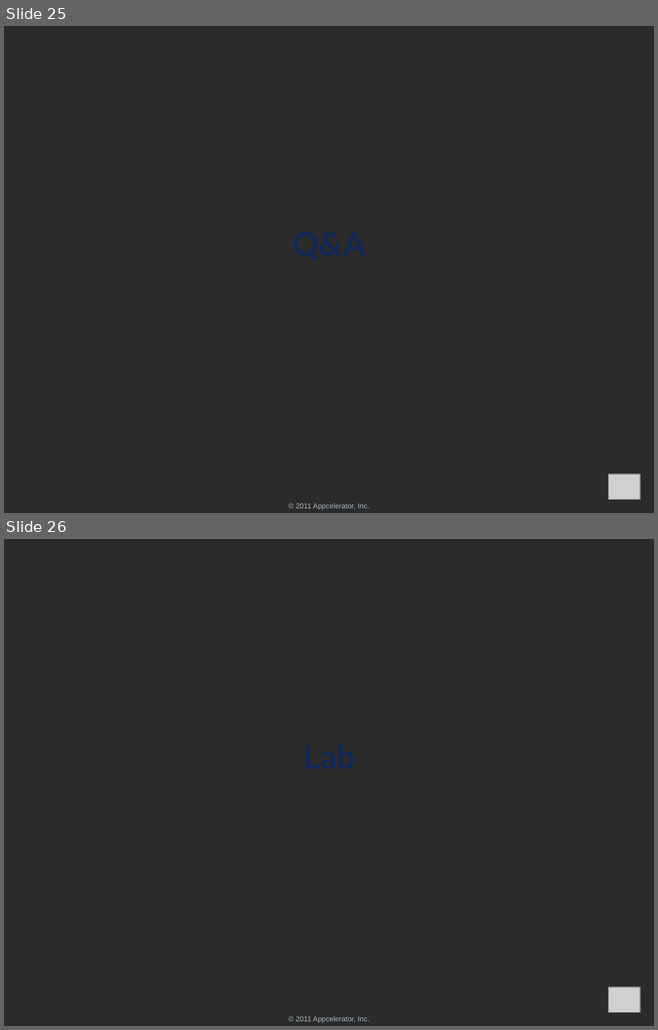
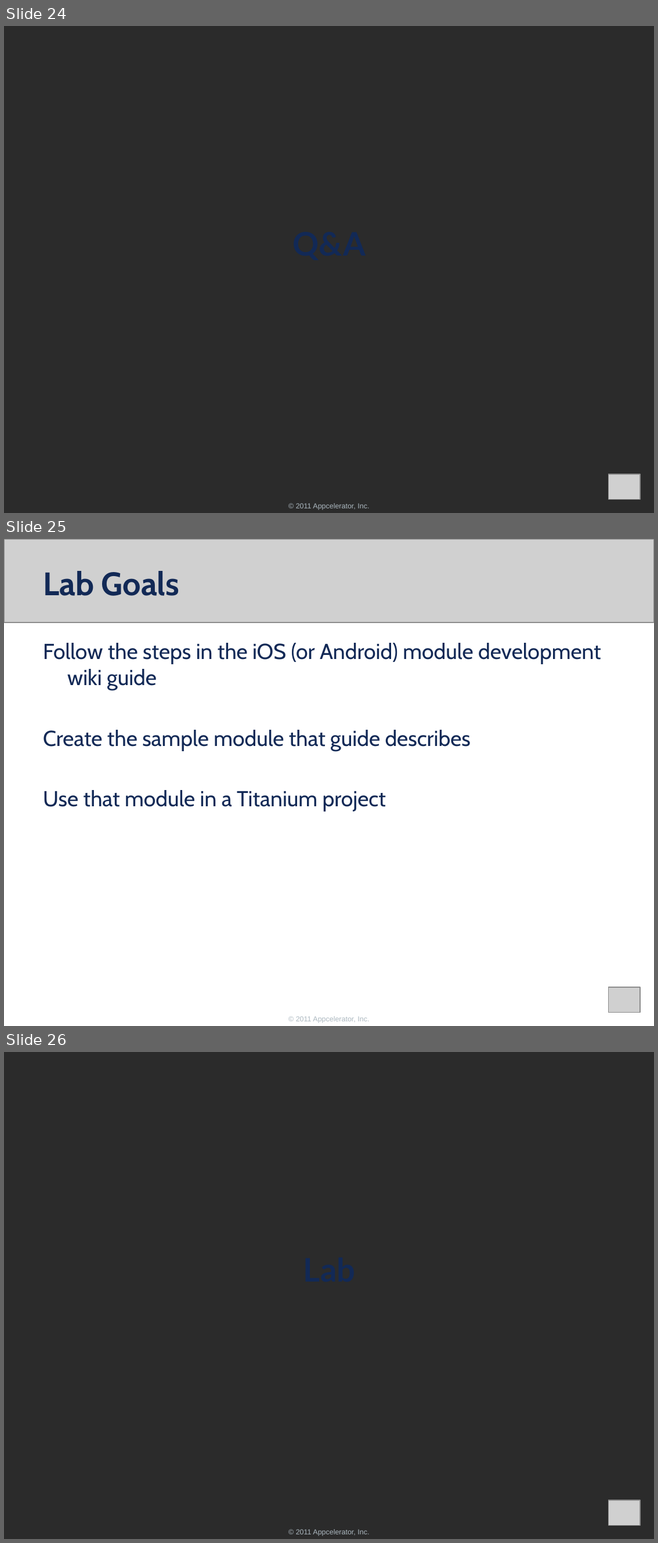
Before and after one commit to appcelerator-forks/appcelerator-training.tcmd_certification, a slide deck: 370.pptx. Shown one above the other, each under a label of ours: slides 25 and 26 before the commit, slides 24, 25 and 26 after it. The pictures are 658x1030 and 658x1543 pixels, drawn with LibreOffice and Linux fonts; fonts in the diff are those of the drawing; grey boxes stand for pictures; background and template pictures are left out; a plain dark background stands for a picture behind light text. Boxes give left, top, right and bottom in pixels: in the first picture for what was removed or moved away, otherwise in the second. Text is boxed around its words. In the diff, an @@ line names an element or a change of style, - is before the commit and + after.

```diff
--- a/370.pptx
+++ b/370.pptx
@@ slide 25 added at [4,539,654,1026], background #FFFFFF; not listed: 1 template element that a slide beside it also shows @@
@@ picture added at [4,539,654,623] @@
@@ title added at [43,571,180,596], 36 pt, text #122956, bold @@
+Lab Goals
@@ text added at [43,643,601,812], 24 pt, text #122956 @@
+Follow the steps in the iOS (or Android) module development wiki guide
+Create the sample module that guide describes
+Use that module in a Titanium project
@@ picture added at [608,987,639,1012] @@
@@ what was slide 25 is now slide 24 @@
```
Also in this commit, not shown: 1 slide removed.
